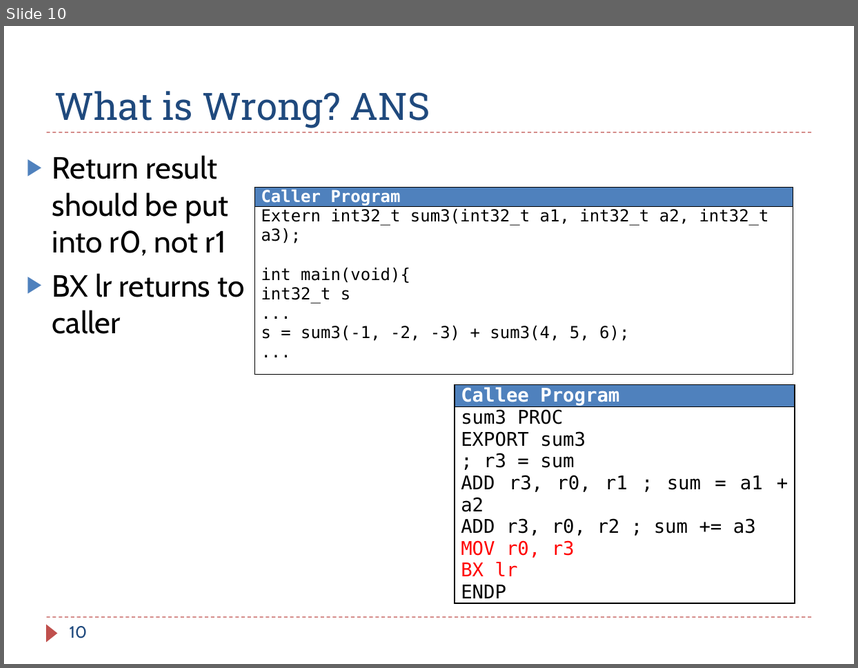
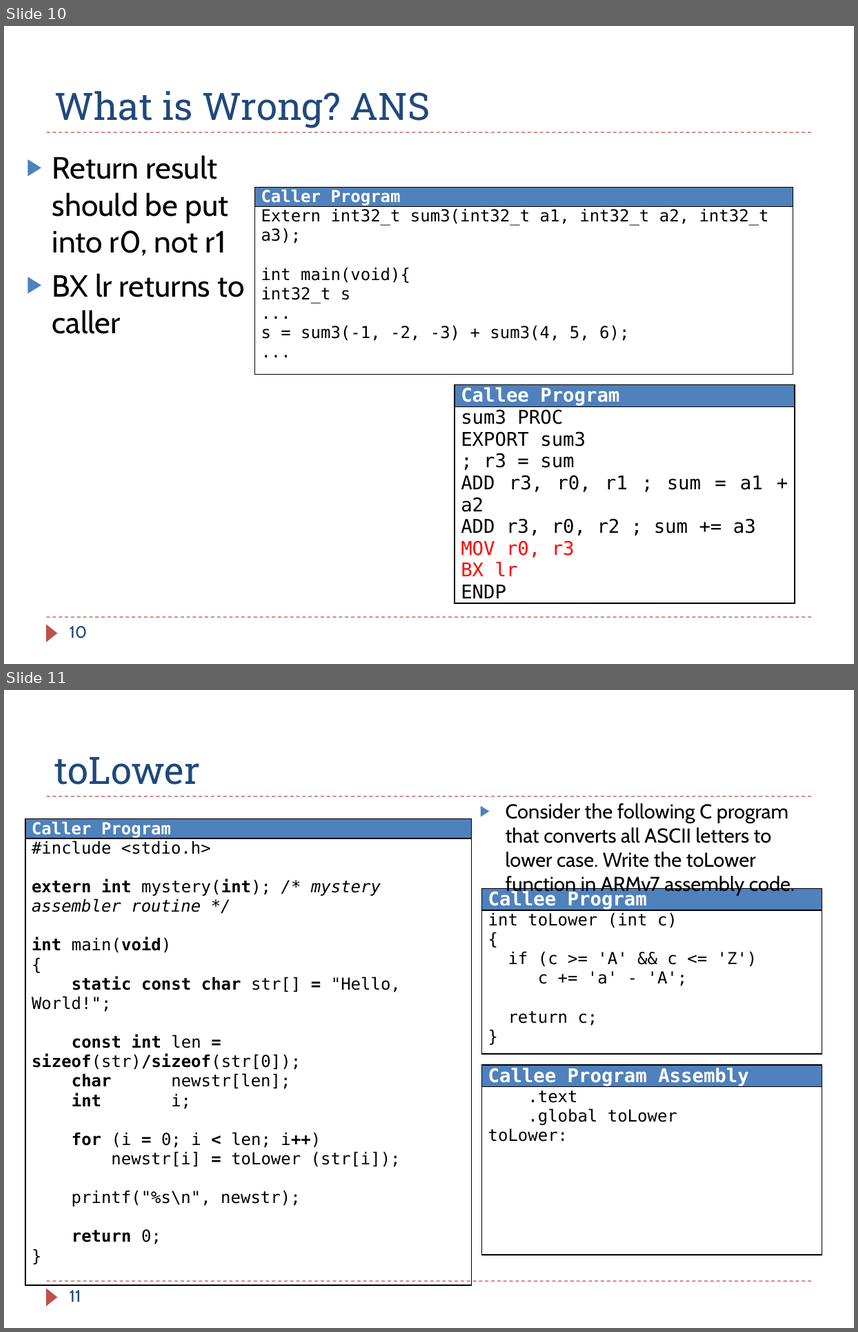
Before and after one commit to guhofstra/CSC111Fa25, a slide deck: PPTs/Ch8_ARM_Subroutines_Exercises ANS.pptx. Shown one above the other, each under a label of ours: slide 10 before the commit, slides 10 and 11 after it. The pictures are 858x668 and 858x1332 pixels, drawn with LibreOffice and Linux fonts; fonts in the diff are those of the drawing. Boxes give left, top, right and bottom in pixels: in the first picture for what was removed or moved away, otherwise in the second. Text is boxed around its words. In the diff, an @@ line names an element or a change of style, - is before the commit and + after.

```diff
--- a/PPTs/Ch8_ARM_Subroutines_Exercises ANS.pptx
+++ b/PPTs/Ch8_ARM_Subroutines_Exercises ANS.pptx
@@ slide 11 added at (x1=4, y1=690, x2=854, y2=1328), background #FFFFFF; not listed: 3 template elements that a slide beside it also shows @@
@@ title added at (x1=55, y1=757, x2=200, y2=785), 32 pt, text #1F497D @@
+toLower
@@ text added at (x1=506, y1=803, x2=795, y2=896), 17 pt, text #000000 @@
+▶ Consider the following C program that converts all ASCII letters to lower case. Write the toLower function in ARMv7 assembly code.
@@ table added at (x1=25, y1=819, x2=472, y2=1255), 2 rows, 1 columns @@
+Caller Program
+#include <stdio.h> / extern int mystery(int); /* mystery assembler routine */ / int main(void) / { / static const char str[] = "Hello, World!"; / const int len = sizeof(str)/sizeof(str[0]); / char newstr[len]; / int i; / for (i = 0; i < len; i++) / newstr[i] = toLower (str[i]); / printf("%s\n", newstr); / return 0; / }
@@ table added at (x1=481, y1=888, x2=822, y2=1055), 2 rows, 1 columns @@
+Callee Program
+int toLower (int c) / { / if (c >= 'A' && c <= 'Z') / c += 'a' - 'A'; / return c; / }
@@ table added at (x1=481, y1=1065, x2=822, y2=1255), 2 rows, 1 columns @@
+Callee Program Assembly
+.text / .global toLower / toLower:
@@ page number added at (x1=70, y1=1290, x2=81, y2=1301), 14 pt, text #1F497D @@
+11
```
Also in this commit, not shown: 1 other slide added, 11 other files.
